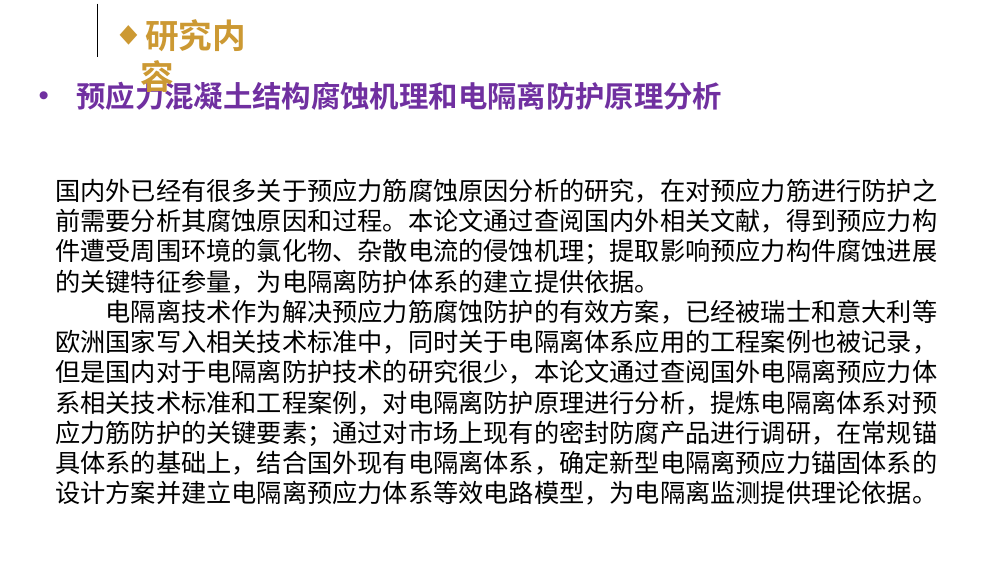
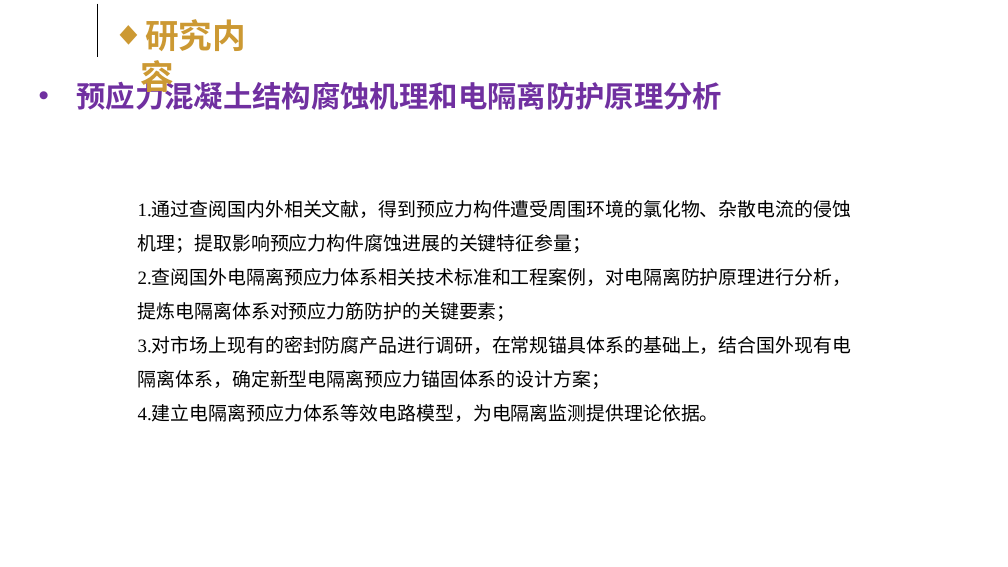
Before and after one commit to kokowhen/paper-manage, a slide deck: slide 13 of EIT/开题答辩slide.pptx (slide 15 before the commit). Drawn at 1008x567 pixels with LibreOffice and Linux fonts; fonts in the diff are those of the drawing; background and template pictures are left out. Boxes give left, top, right and bottom in pixels: in the first picture for what was removed or moved away, otherwise in the second. Text is boxed around its words. In the diff, an @@ line names an element or a change of style, - is before the commit and + after.

```diff
--- a/EIT/开题答辩slide.pptx
+++ b/EIT/开题答辩slide.pptx
@@ text at [138,201,851,422]: text changed; size 24 to 18 pt @@
-国内外已经有很多关于预应力筋腐蚀原因分析的研究，在对预应力筋进行防护之前需要分析其腐蚀原因和过程。本论文通过查阅国内外相关文献，得到预应力构件遭受周围环境的氯化物、杂散电流的侵蚀机理；提取影响预应力构件腐蚀进展的关键特征参量，为电隔离防护体系的建立提供依据。 电隔离技术作为解决预应力筋腐蚀防护的有效方案，已经被瑞士和意大利等欧洲国家写入相关技术标准中，同时关于电隔离体系应用的工程案例也被记录，但是国内对于电隔离防护技术的研究很少，本论文通过查阅国外电隔离预应力体系相关技术标准和工程案例，对电隔离防护原理进行分析，提炼电隔离体系对预应力筋防护的关键要素；通过对市场上现有的密封防腐产品进行调研，在常规锚具体系的基础上，结合国外现有电隔离体系，确定新型电隔离预应力锚固体系的设计方案并建立电隔离预应力体系等效电路模型，为电隔离监测提供理论依据。
+1.通过查阅国内外相关文献，得到预应力构件遭受周围环境的氯化物、杂散电流的侵蚀机理；提取影响预应力构件腐蚀进展的关键特征参量；
+2.查阅国外电隔离预应力体系相关技术标准和工程案例，对电隔离防护原理进行分析，提炼电隔离体系对预应力筋防护的关键要素；
+3.对市场上现有的密封防腐产品进行调研，在常规锚具体系的基础上，结合国外现有电隔离体系，确定新型电隔离预应力锚固体系的设计方案；
+4.建立电隔离预应力体系等效电路模型，为电隔离监测提供理论依据。
```
Also in this commit, not shown: 4 other slides changed, 3 slides added, 6 slides removed, 8 other files.
